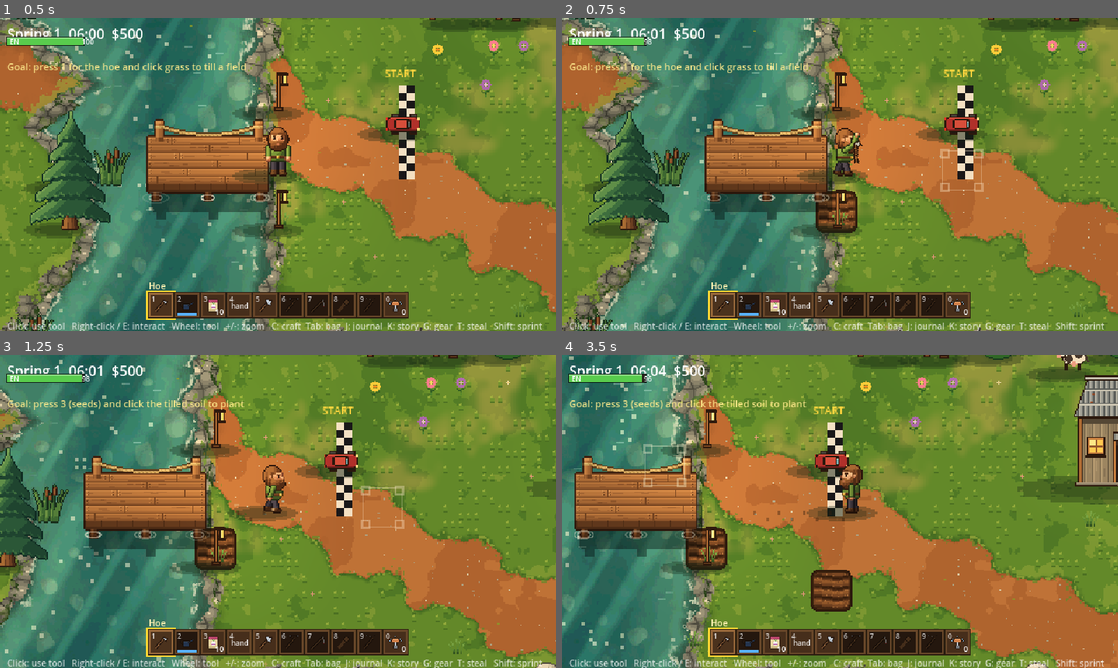
Above: before the commit, frames 1-4 (two rows, left to right).
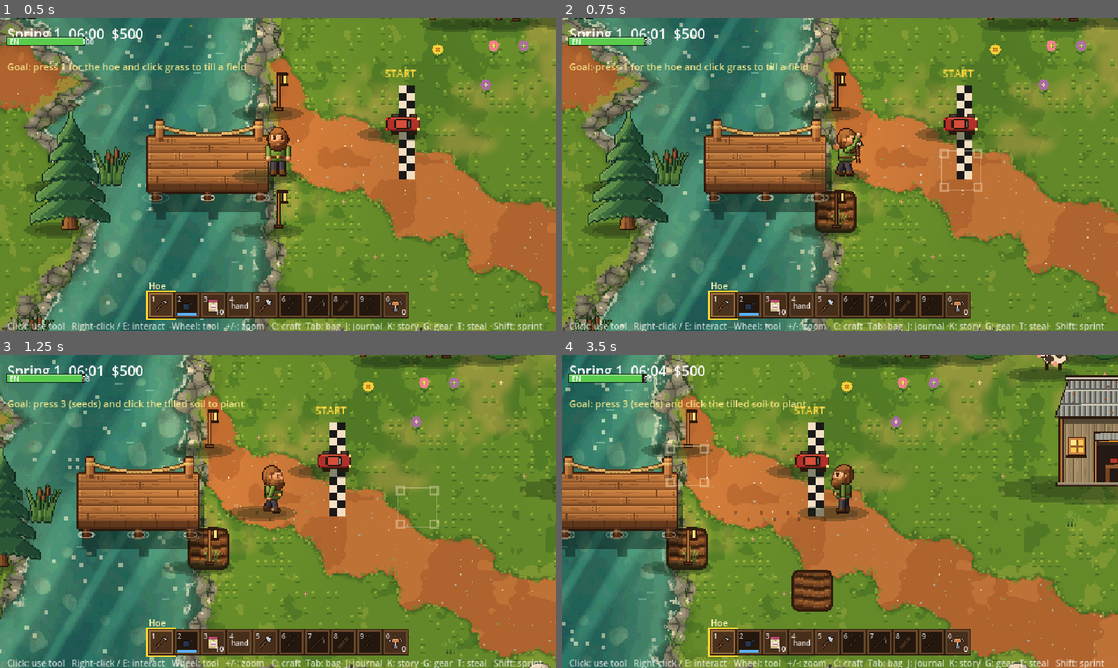
Above: after the commit, the same moments.

Repository: tralesmile/Starstead
Game: Godot game, scene res://scenes/main.tscn
Same seed, same stepped clock (60 frames per second), same inputs: the game is played once before the commit and once after it.
Inputs (mouse positions are in pixels of both pictures, inside the frame that each line leads up to):
- Up to frame 1 (0.5 s): no input
- Up to frame 2 (0.75 s): tap Enter (ui_accept) at 0.5 s; move the mouse to (962, 158) at 0.52 s; hold D (move_right) from 0.53 s (still down); hold F (use_tool) from 0.53 s (still down); click (962, 158) at 0.67 s
- Up to frame 3 (1.25 s): keep holding D (move_right); keep holding F (use_tool); tap Enter (ui_accept) at 0.77 s; tap Q at 0.8 s
- Up to frame 4 (3.5 s): release D (move_right) at 1.25 s; release F (use_tool) at 1.25 s; drag from (728, 527) to (812, 574) at 1.27 s; move the mouse to (895, 442) at 2.02 s; hold D (move_right) 2.03-2.75 s; hold F (use_tool) 2.03-2.75 s; tap X at 2.1 s; drag from (812, 574) to (673, 464) at 2.77 s

Frame 1 is identical in both runs. In frame 2, 6.4% of the frame differs, in the area x 0-100%, y 0-100%; in frame 3, 20%; in frame 4, 35%.

Commit message:
Run 13: story gate (road barricades), camera recentre, per-tool swing plant
Co-Authored-By: Claude Sonnet 5.5 <noreply@anthropic.com>
Claude-Session: https://claude.ai/code/session_01UudisffWKNUhNH17a3WZys

Diff:
--- /dev/null
+++ b/data/gates.json
@@ -0,0 +1,7 @@
+{
+	"port_halden": {"needs": "vance_car", "msg": "Road closed: a chain across the road. Port Halden opens after Mr. Vance's visitor calls (day 3)."},
+	"harbour": {"needs": "vance_car", "msg": "Road closed: the harbour road opens after Mr. Vance's visitor calls (day 3)."},
+	"circuit": {"needs": "vance_car", "msg": "Gate locked: the race circuit opens after Mr. Vance's visitor calls (day 3)."},
+	"highlands": {"needs": "see_ledger", "msg": "Rockfall on the road: ask at the Town Hall ledger in Port Halden first."},
+	"vance": {"needs": "debt_free", "msg": "Vance Aerospace is fenced off. Clear the Vance debt to be noticed."}
+}
--- a/scripts/camera_math.gd
+++ b/scripts/camera_math.gd
@@ -53,3 +53,15 @@
 
 static func look_vec(vel: Vector2) -> Vector2:
 	return vel.normalized() * look_for_speed(vel.length()) if vel.length() > 0.01 else Vector2.ZERO
+
+const RECENTER_DELAY := 0.35   # s standing still before the camera drifts back onto the player
+const RECENTER_RATE := 3.5     # 1/s
+
+static func recenter(focus: Vector2, target: Vector2, idle_t: float, delta: float) -> Vector2:
+	## The dead-zone camera leaves you off-centre after a walk; once you stand still it eases back so the
+	## character sits in the middle again (Stardew keeps you centred). Stops exactly on the target.
+	if idle_t < RECENTER_DELAY or focus == target:
+		return focus
+	var k := 1.0 - exp(-RECENTER_RATE * delta)
+	var out := focus.lerp(target, k)
+	return target if out.distance_to(target) < 0.5 else out
--- a/scripts/chunk_stream.gd
+++ b/scripts/chunk_stream.gd
@@ -7,6 +7,8 @@
 var regions: Array = []
 var gens: Dictionary = {}   # chunk -> WorldGen
 var roads: RoadNet
+var _gate_spots: Array = []
+var _gate_built := false
 
 func _init(s: int = 1, home: WorldGen = null) -> void:
 	seed_value = s
@@ -19,6 +21,12 @@
 	if home != null:
 		gens[ChunkGrid.HOME] = home
 		home.grid = self
+
+func gate_spots(gates: Dictionary) -> Array:
+	if not _gate_built:
+		_gate_spots = StoryGate.spots(roads, regions, gates)
+		_gate_built = true
+	return _gate_spots
 
 func region_at(ch: Vector2i) -> Dictionary:
 	return ChunkGrid.region_of(ch, regions)
--- a/scripts/chunk_view.gd
+++ b/scripts/chunk_view.gd
@@ -25,6 +25,7 @@
 	_decor(world)
 	_flowers(world)
 	_signs(world)
+	_gates(world)
 	_cave_mouth(world)
 	_harbour(world)
 	_circuit(world)
@@ -171,6 +172,18 @@
 			if count >= 400:
 				return
 
+func _gates(world: World) -> void:
+	## Story gate barricades on the roads that lead into a still-locked region (removed when the story opens it).
+	if world.stream == null or world.gates.is_empty():
+		return
+	for sp in world.stream.gate_spots(world.gates):
+		var c: Vector2i = sp["cell"]
+		if ChunkGrid.chunk_of_cell(c) != chunk or StoryGate.lock_message(world.gates, str(sp["region"]), world.gate_done) == "":
+			continue
+		var b := world.make_prop("res://assets/sprites/road_barrier.png", c, Vector2(30, 8), Vector2(0, -10))
+		nodes.append(b)
+		world.gate_props.append({"node": b, "region": str(sp["region"])})
+
 func _signs(world: World) -> void:
 	if world.stream == null:
 		return
--- a/scripts/main.gd
+++ b/scripts/main.gd
@@ -65,6 +65,7 @@
 var demos: DemoFlags
 
 var region_banner: RegionBanner
+var gate_keeper: StoryGate.Keeper
 
 func _ready() -> void:
 	demos = DemoFlags.new(self)
@@ -87,6 +88,11 @@
 		lp.player = player
 	world.player_ref = player
 	world.nodes_ref = GameState.nodes
+	var gate_on := not StoryGate.bypass(OS.get_cmdline_user_args())
+	gate_keeper = StoryGate.Keeper.new(StoryGate.load_gates(), gate_on)
+	if gate_on:
+		world.gates = gate_keeper.gates
+		world.gate_done = GameState.story.done
 	region_banner = RegionBanner.new()
 	add_child(region_banner)
 	player.position = Vector2(32.5, 32.5) * 32.0
@@ -309,6 +315,7 @@
 		if CityModel.RECT.has_point(Vector2i(floori(player.position.x / 32.0), floori(player.position.y / 32.0))):
 			city_seen = true
 		story_view.poll(GameState.farm.crops_planted())
+		world.refresh_gate_props()
 		goal_label.text = "" if _indoors() else GoalText.current(GameState.farm.soil.size(), GameState.farm.crops_planted(), GameState.clock.day, GameState.money, city_seen, GameState.bank_balance, GameState.story.goal_text(), "watering_can" in GameState.tools_owned)
 	if GameState.clock.advance(delta):
 		_end_day()
@@ -354,6 +361,9 @@
 		if ChunkGrid.region_changed(world.region_id, String(reg.id)):
 			region_banner.show_region(String(reg.name))
 		world.region_id = String(reg.id)
+		var gr := gate_keeper.step(player.position, String(reg.id), GameState.story.done, delta)
+		if gr["bounce"]:
+			_gate_bounce(gr)
 	var near := world.interactables.near(player.position, _target_cell())
 	var npc_near := npcs.near(player.position + Vector2(0, -8))
 	prompt.text = "" if shop.visible else String(near.get("prompt", ""))
@@ -793,6 +803,18 @@
 		_say("It got away")
 		fishing.reset()
 
+func _gate_bounce(gr: Dictionary) -> void:
+	## Story gate: the road is closed, so the mover is pushed back to the last open spot.
+	var to: Vector2 = gr["to"]
+	if car.driving:
+		car.vel = StoryGate.bounce_velocity(car.vel, to, car.position)
+		car.position = to
+	player.position = to
+	player.shake(1.5, 0.2)
+	if str(gr["msg"]) != "":
+		_say(str(gr["msg"]))
+		toast_t = 4.0
+
 func _say(msg: String) -> void:
 	toast.text = msg
 	toast_t = 1.5
--- a/scripts/player.gd
+++ b/scripts/player.gd
@@ -32,6 +32,7 @@
 signal skid(amount: int)
 var _sprint := 1.0
 var _skid_cd := 0.0
+var _idle_t := 0.0     # seconds standing still: the dead-zone camera drifts back to centre after a moment
 
 func _ready() -> void:
 	sprite = Sprite2D.new()
@@ -102,7 +103,7 @@
 	if _skid_cd <= 0.0 and PlayerMath.is_skid(move_v, input):
 		skid.emit(PlayerMath.skid_dust_amount(move_v.length()))
 		_skid_cd = 0.25
-	move_v = PlayerMath.accelerate(move_v, input, delta, PlayerMath.SPEED * mult * sp * speed_mult * PlayerMath.swing_slow(tool_t), grip)
+	move_v = PlayerMath.accelerate(move_v, input, delta, PlayerMath.SPEED * mult * sp * speed_mult * PlayerMath.swing_slow(tool_t, PlayerMath.tool_plant(held_tool)), grip)
 	knock = HitMath.decay(knock, delta)
 	velocity = move_v + knock
 	facing = PlayerMath.facing_for(input, facing)  # face where the stick points, even while braking
@@ -138,6 +139,8 @@
 	if cam_focus == Vector2.ZERO or cam_focus.distance_to(position) > 200.0:
 		cam_focus = position  # first frame / teleport (doors, car exit)
 	cam_focus = CameraMath.deadzone(cam_focus, position, CameraMath.box_for_speed(cam_v.length()))
+	_idle_t = 0.0 if cam_v.length() > 8.0 else _idle_t + delta
+	cam_focus = CameraMath.recenter(cam_focus, position, _idle_t, delta)
 	camera.offset = CameraMath.snap(look + pull + (cam_focus - position)) + sh
 	var zt := TargetMath.zoom_value(TargetMath.effective_zoom(zoom_step, zoom_bias))
 	if absf(camera.zoom.x - zt) > 0.01:
--- a/scripts/player_math.gd
+++ b/scripts/player_math.gd
@@ -105,7 +105,20 @@
 	return clampi(2 + int(speed / 30.0), 3, 8)
 
 ## Speed factor while a tool swing is playing: you plant your feet (0.35x) and ease back to full speed over the last 0.06 s.
-static func swing_slow(tool_left: float) -> float:
+static func swing_slow(tool_left: float, floor_mult: float = 0.35) -> float:
 	if tool_left <= 0.0:
 		return 1.0
-	return lerpf(1.0, 0.35, clampf(tool_left / 0.06, 0.0, 1.0))
+	return lerpf(1.0, floor_mult, clampf(tool_left / 0.06, 0.0, 1.0))
+
+## How hard a tool plants your feet: heavy tools (axe, pickaxe, club) stop you, medium (hoe, scythe) slow you, light ones barely do.
+static func tool_plant(tool: String) -> float:
+	match tool:
+		"axe", "pickaxe", "club":
+			return 0.35
+		"hoe", "scythe":
+			return 0.55
+		"watering_can", "rod", "hand", "":
+			return 0.85
+	if tool.begins_with("axe") or tool.begins_with("pickaxe"):
+		return 0.35
+	return 0.7
--- /dev/null
+++ b/scripts/story_gate.gd
@@ -0,0 +1,95 @@
+class_name StoryGate
+extends RefCounted
+## Story-first start (owner 2026-11-18): the world opens up region by region as story steps are done.
+## data/gates.json maps a region id to {needs: story step id, msg}. Pure, tested.
+
+static func load_gates() -> Dictionary:
+	var d: Variant = DataDB.load_json("gates")
+	return d if d is Dictionary else {}
+
+static func lock_message(gates: Dictionary, region_id: String, done: Dictionary) -> String:
+	## "" when the region is open, otherwise the "road closed" text.
+	if not gates.has(region_id):
+		return ""
+	var g: Dictionary = gates[region_id]
+	if done.has(str(g.get("needs", ""))):
+		return ""
+	return str(g.get("msg", "Not open yet."))
+
+static func bypass(args: PackedStringArray) -> bool:
+	## Demo / screenshot flags teleport into any region: they must not bounce off the gates.
+	if "--gated" in args:
+		return false   # screenshot of the gates with --at=
+	for a in args:
+		if a == "--ungate" or a.begins_with("--at=") or a.contains("-demo") or a.begins_with("--hour="):
+			return true
+	return false
+
+static func open_regions(gates: Dictionary, regions: Array, done: Dictionary) -> Array:
+	var out := []
+	for r in regions:
+		if lock_message(gates, str(r), done) == "":
+			out.append(str(r))
+	return out
+
+static func bounce_velocity(vel: Vector2, from_safe: Vector2, pos: Vector2) -> Vector2:
+	## Pushed back toward the last safe spot at a fraction of the speed (reads as hitting a barrier).
+	var dir := (from_safe - pos).normalized()
+	return dir * minf(vel.length() * 0.3, 60.0)
+
+static func spots(roads: RoadNet, regions: Array, gates: Dictionary) -> Array:
+	## Barricade spots: road cells inside a gated region that touch a cell of an ungated region.
+	## Each spot is {cell, region}. Deterministic (sorted by region then cell).
+	var out := []
+	var ids: Array = gates.keys()
+	ids.sort()
+	var seen := {}
+	for rid in ids:
+		for r in regions:
+			if str(r["id"]) != rid:
+				continue
+			for rect in r.get("rects", []):
+				for cy in range(int(rect[1]), int(rect[3]) + 1):
+					for cx in range(int(rect[0]), int(rect[2]) + 1):
+						var ch := Vector2i(cx, cy)
+						var org := ChunkGrid.origin_cell(ch)
+						var keys: Array = roads.road_cells(ch).keys()
+						keys.sort()
+						for lc in keys:
+							var c: Vector2i = org + (lc as Vector2i)
+							if seen.has(c):
+								continue
+							for d in [Vector2i(1, 0), Vector2i(-1, 0), Vector2i(0, 1), Vector2i(0, -1)]:
+								var n: Vector2i = c + d
+								var nr := ChunkGrid.region_of(ChunkGrid.chunk_of_cell(n), regions)
+								if str(nr["id"]) != rid and not gates.has(str(nr["id"])):
+									seen[c] = true
+									out.append({"cell": c, "region": rid})
+									break
+	return out
+
+## Stateful keeper: remembers the last position in an open region and says when to bounce.
+class Keeper extends RefCounted:
+	var gates: Dictionary = {}
+	var safe: Variant = null     # Vector2 of the last spot in an open region
+	var cooldown := 0.0
+	var enabled := true
+
+	func _init(g: Dictionary = {}, on: bool = true) -> void:
+		gates = g
+		enabled = on
+
+	func step(pos: Vector2, region_id: String, done: Dictionary, delta: float) -> Dictionary:
+		## {bounce, to, msg}: bounce=true means move the mover back to `to` and show msg (rate limited).
+		cooldown = maxf(cooldown - delta, 0.0)
+		var msg := StoryGate.lock_message(gates, region_id, done) if enabled else ""
+		if msg == "":
+			safe = pos
+			return {"bounce": false}
+		if safe == null:
+			return {"bounce": false}   # old save inside a locked region: let them out on their own
+		var show := ""
+		if cooldown <= 0.0:
+			show = msg
+			cooldown = 3.0
+		return {"bounce": true, "to": safe, "msg": show}
--- a/scripts/story_model.gd
+++ b/scripts/story_model.gd
@@ -102,6 +102,6 @@
 	return a
 
 func from_array(a: Array) -> void:
-	done = {}
+	done.clear()  # same Dictionary object: World.gate_done points at it
 	for k in a:
 		done[str(k)] = true
--- a/scripts/world.gd
+++ b/scripts/world.gd
@@ -27,6 +27,9 @@
 var chunk_views: Dictionary = {}   # chunk -> ChunkView
 var chunk_mats: Array = []
 var player_ref: Node2D = null
+var gates: Dictionary = {}           # StoryGate data, set by main
+var gate_done: Dictionary = {}       # story steps done (same Dictionary object as GameState.story.done)
+var gate_props: Array = []           # {node, region} barricades currently in the world
 var nodes_ref: ResourceNodes = null   # set by main (World must not touch autoloads: tests compile it)
 var season := 0
 var region_id := ""
@@ -522,5 +525,16 @@
 		if nodes_ref != null:
 			sync_props(nodes_ref)
 
+func refresh_gate_props() -> void:
+	## Remove barricades whose region the story has opened.
+	for i in range(gate_props.size() - 1, -1, -1):
+		var gp: Dictionary = gate_props[i]
+		var n: Node = gp["node"]
+		if not is_instance_valid(n):
+			gate_props.remove_at(i)
+		elif StoryGate.lock_message(gates, str(gp["region"]), gate_done) == "":
+			n.queue_free()
+			gate_props.remove_at(i)
+
 func region_now(player_px: Vector2) -> Dictionary:
 	return stream.region_at(ChunkGrid.chunk_of_pos(player_px))
--- a/tests/test_camera_deadzone.gd
+++ b/tests/test_camera_deadzone.gd
@@ -13,3 +13,16 @@
 		var t := Vector2(i * 5.0, sin(i) * 40.0)
 		cam = CameraMath.deadzone(cam, t, Vector2(8, 6))
 		check(absf(t.x - cam.x) <= 8.001 and absf(t.y - cam.y) <= 6.001)
+
+func test_recenter() -> void:
+	var f := Vector2(10, 5)
+	check_eq(CameraMath.recenter(f, Vector2.ZERO, 0.1, 0.1), f)        # still walking/just stopped: no drift
+	var a := CameraMath.recenter(f, Vector2.ZERO, 0.5, 0.1)
+	check(a.length() < f.length() and a.length() > 0.0, "eases toward the player after the delay")
+	var p := f
+	for i in 60:
+		p = CameraMath.recenter(p, Vector2.ZERO, 1.0, 0.05)
+	check_eq(p, Vector2.ZERO)                                          # lands exactly, no endless creep
+	check_eq(CameraMath.recenter(Vector2.ZERO, Vector2.ZERO, 5.0, 0.1), Vector2.ZERO)
+	var snapped := CameraMath.recenter(Vector2(0.3, 0.2), Vector2.ZERO, 1.0, 0.0001)
+	check_eq(snapped, Vector2.ZERO)                                    # within half a pixel snaps home
--- /dev/null
+++ b/tests/test_story_gate.gd
@@ -0,0 +1,77 @@
+extends BaseTest
+
+func test_gates() -> void:
+	var g := StoryGate.load_gates()
+	check(g.has("port_halden") and g.has("highlands") and g.has("vance"), "gates data has the city, highlands and Vance")
+	var done := {}
+	check(StoryGate.lock_message(g, "homestead", done) == "", "homestead is always open")
+	check(StoryGate.lock_message(g, "farmland", done) == "", "farmland is free")
+	check(StoryGate.lock_message(g, "pine_forest", done) == "", "forest is free")
+	check(StoryGate.lock_message(g, "port_halden", done) != "", "city locked at the start")
+	check(StoryGate.lock_message(g, "harbour", done) != "" and StoryGate.lock_message(g, "circuit", done) != "", "harbour and circuit locked at the start")
+	done["vance_car"] = true
+	check(StoryGate.lock_message(g, "port_halden", done) == "", "city opens with the Vance visit")
+	check(StoryGate.lock_message(g, "highlands", done) != "", "highlands still locked")
+	done["see_ledger"] = true
+	check(StoryGate.lock_message(g, "highlands", done) == "", "highlands open after the ledger")
+	check(StoryGate.lock_message(g, "vance", done) != "", "Vance yard locked until the debt is cleared")
+	done["debt_free"] = true
+	check(StoryGate.lock_message(g, "vance", done) == "", "Vance yard opens when debt free")
+	check(StoryGate.lock_message(g, "unknown_region", {}) == "", "unknown regions are open")
+	check(StoryGate.bypass(PackedStringArray(["--at=192,-2"])), "--at bypasses")
+	check(StoryGate.bypass(PackedStringArray(["--car-demo"])), "demo flags bypass")
+	check(not StoryGate.bypass(PackedStringArray()), "normal play does not bypass")
+	var ids := ["homestead", "farmland", "port_halden", "vance"]
+	check(StoryGate.open_regions(g, ids, {}).size() == 2, "two regions open at the start")
+	var b := StoryGate.bounce_velocity(Vector2(100, 0), Vector2(0, 0), Vector2(10, 0))
+	check(b.x < 0.0 and b.length() <= 60.0, "bounce points back, capped")
+	# every gate step id exists in the story data
+	var story: Dictionary = DataDB.load_json("story")
+	var ids_in_story := {}
+	for q in story["quests"]:
+		for s in q["steps"]:
+			ids_in_story[str(s["id"])] = true
+	for k in g:
+		check(ids_in_story.has(str(g[k]["needs"])), "gate step exists: " + k)
+	# every gated region exists in regions.json
+	var regs: Array = DataDB.load_json("regions")
+	var rid := {}
+	for r in regs:
+		rid[str(r["id"])] = true
+	for k in g:
+		check(rid.has(k), "gated region exists: " + k)
+
+func test_keeper() -> void:
+	var g := StoryGate.load_gates()
+	var k := StoryGate.Keeper.new(g, true)
+	var r := k.step(Vector2(10, 10), "homestead", {}, 0.1)
+	check(not r["bounce"], "open region: no bounce")
+	r = k.step(Vector2(500, 10), "port_halden", {}, 0.1)
+	check(r["bounce"] and (r["to"] as Vector2) == Vector2(10, 10), "locked: bounce to last safe spot")
+	check(str(r["msg"]) != "", "first bounce shows the message")
+	r = k.step(Vector2(500, 10), "port_halden", {}, 0.1)
+	check(r["bounce"] and str(r["msg"]) == "", "message rate limited")
+	r = k.step(Vector2(500, 10), "port_halden", {}, 3.5)
+	check(str(r["msg"]) != "", "message returns after the cooldown")
+	r = k.step(Vector2(500, 10), "port_halden", {"vance_car": true}, 0.1)
+	check(not r["bounce"], "story step opens the road")
+	var off := StoryGate.Keeper.new(g, false)
+	check(not off.step(Vector2(1, 1), "port_halden", {}, 0.1)["bounce"], "disabled keeper never bounces")
+	var fresh := StoryGate.Keeper.new(g, true)
+	check(not fresh.step(Vector2(1, 1), "port_halden", {}, 0.1)["bounce"], "no safe spot yet (old save): no bounce")
+
+func test_spots() -> void:
+	var st := ChunkStream.new(1, null)
+	var g := StoryGate.load_gates()
+	var spots := StoryGate.spots(st.roads, st.regions, g)
+	check(spots.size() > 0, "barricade spots found on the roads (%d)" % spots.size())
+	var regions_hit := {}
+	for sp in spots:
+		regions_hit[str(sp["region"])] = true
+		var ch := ChunkGrid.chunk_of_cell(sp["cell"])
+		check(str(st.region_at(ch)["id"]) == str(sp["region"]), "spot lies in its gated region")
+	check(regions_hit.has("port_halden"), "the city road is barricaded")
+	check(StoryGate.spots(st.roads, st.regions, {}).is_empty(), "no gates, no spots")
+	var again := StoryGate.spots(st.roads, st.regions, g)
+	check(again.size() == spots.size(), "deterministic")
+	print("gate spots: ", regions_hit.keys(), " n=", spots.size())
--- a/tests/test_swing_slow.gd
+++ b/tests/test_swing_slow.gd
@@ -6,3 +6,11 @@
 	check(absf(PlayerMath.swing_slow(0.18) - 0.35) < 0.001, "planted feet during the swing")
 	var mid := PlayerMath.swing_slow(0.03)
 	check(mid > 0.35 and mid < 1.0, "eases back")
+
+func test_tool_plant() -> void:
+	check(PlayerMath.tool_plant("axe") < PlayerMath.tool_plant("hoe"), "axe plants harder than the hoe")
+	check(PlayerMath.tool_plant("hoe") < PlayerMath.tool_plant("rod"), "hoe plants harder than the rod")
+	check(PlayerMath.tool_plant("axe_copper") == 0.35, "tiered axes are heavy")
+	check(PlayerMath.tool_plant("pickaxe_iron") == 0.35, "tiered pickaxes are heavy")
+	check(absf(PlayerMath.swing_slow(0.18, PlayerMath.tool_plant("rod")) - 0.85) < 0.001, "rod swing barely slows")
+	check_eq(PlayerMath.swing_slow(0.0, 0.1), 1.0)
Binary file added: assets/sprites/road_barrier.png
Not shown, changed: docs/DEVIATIONS.md
Not shown, changed: docs/LOG.md
Not shown, changed: docs/PLAN.md
Not shown, changed: tools/check.sh
